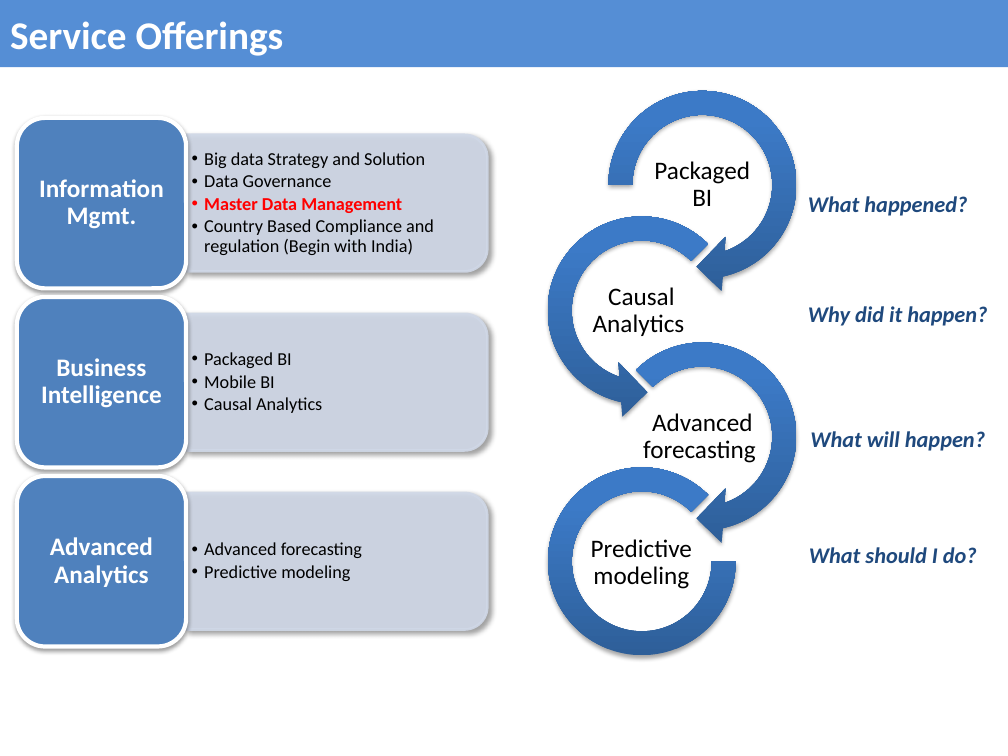
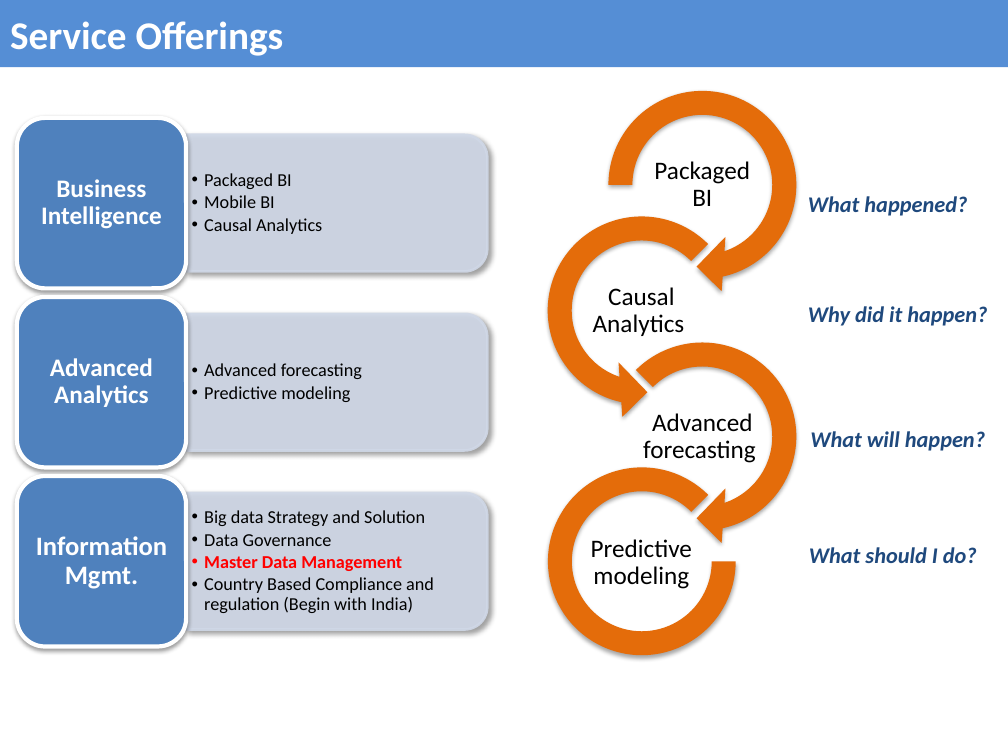
Before and after one commit to ARTanalytics/Requirements, a slide deck: slide 4 of ART Analytics v 0.3.pptx. Drawn at 1008x756 pixels with LibreOffice and Linux fonts; fonts in the diff are those of the drawing. Boxes give left, top, right and bottom in pixels: in the first picture for what was removed or moved away, otherwise in the second. Text is boxed around its words. In the diff, an @@ line names an element or a change of style, - is before the commit and + after.

```diff
--- a/ART Analytics v 0.3.pptx
+++ b/ART Analytics v 0.3.pptx
@@ 4 texts: place and size @@
-4 texts at box(41, 352, 362, 587)
+4 texts at box(41, 173, 362, 407)
@@ fill gradient #2F5F99 to #3D7CC7 to #3A7CCB to #E46C0A in 4 elements at box(593, 76, 811, 294), box(532, 202, 751, 420), box(593, 328, 811, 546), box(548, 468, 736, 655) @@
@@ text "Information Mgmt.": place and size @@
-text "Information Mgmt." at box(39, 179, 164, 229)
+text "Information Mgmt." at box(36, 536, 167, 589)
@@ text "Information Mgmt." at box(36, 536, 167, 589): size 18 to 19 pt @@
@@ text "Big data Strategy and Solution": place and size @@
-text "Big data Strategy and Solution" at box(204, 152, 434, 255)
+text "Big data Strategy and Solution" at box(204, 510, 434, 613)
```
Also in this commit, not shown: 8 other slides changed, 5 slides added, 7 slides removed, 1 other file.
